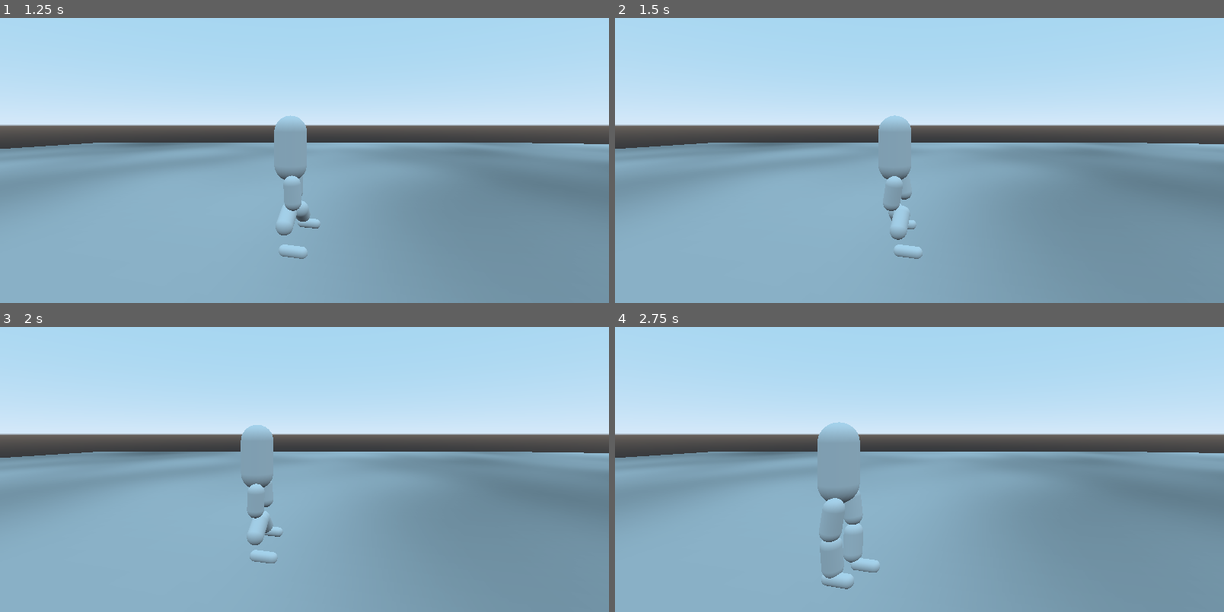
Above: before the commit, frames 1-4 (two rows, left to right).
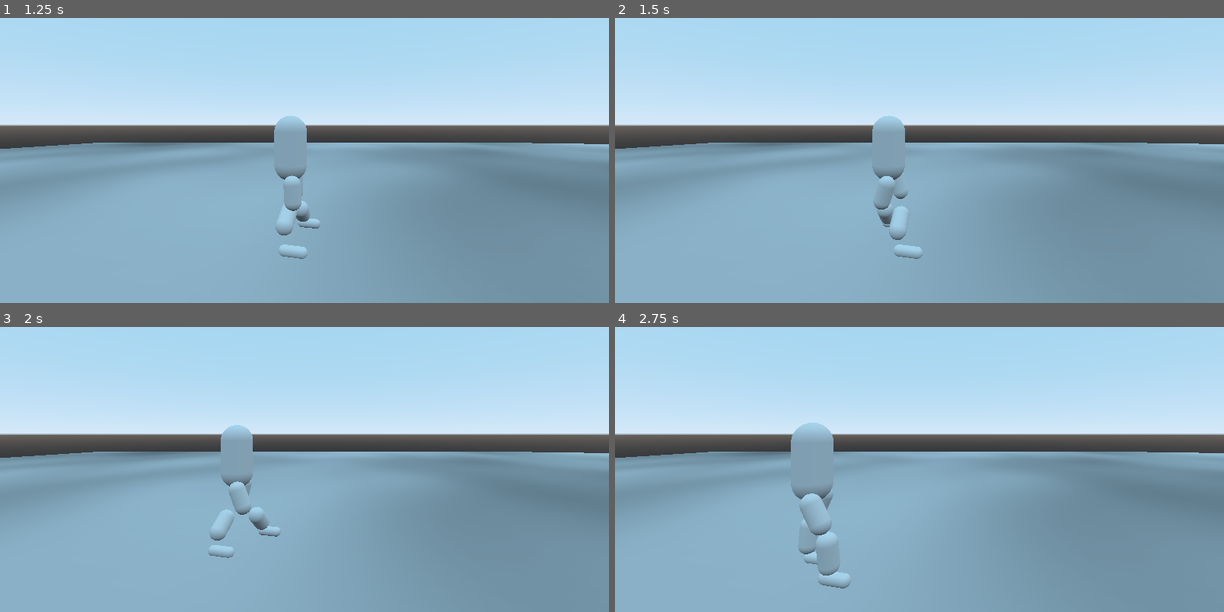
Above: after the commit, the same moments.

Repository: Terkwood/tinker-godot-joint
Game: Godot game, scene res://Main.tscn
Two runs of this game, one before a commit and one after it. Both use one fixed random seed, a clock stepped at 60 frames per second and the inputs below.
Inputs:
- Up to frame 1 (1.25 s): hold Right (ui_right) from 0.53 s (still down)
- Up to frame 2 (1.5 s): release Right (ui_right) at 1.28 s; hold Down (ui_down) from 1.28 s (still down)
- Up to frame 3 (2 s): keep holding Down (ui_down)
- Up to frame 4 (2.75 s): release Down (ui_down) at 2.03 s; hold Right (ui_right) from 2.03 s (still down)

Frame 1 is identical in both runs. In frame 2, 0.6% of the frame differs, in the area x 42-50%, y 34-78%; in frame 3, 1.7%; in frame 4, 2.3%, in the area x 28-44%, y 33-92%.

Commit message:
feat: adjust z coefficient

Diff:
--- a/Player.gd
+++ b/Player.gd
@@ -25,7 +25,7 @@
 		_walking.stop_x()
 
 
-const _Z_COEFF = 3.0
+const _Z_COEFF = 5.0
 const _X_COEFF = -5.0
 const _EPSILON = 0.001
 
